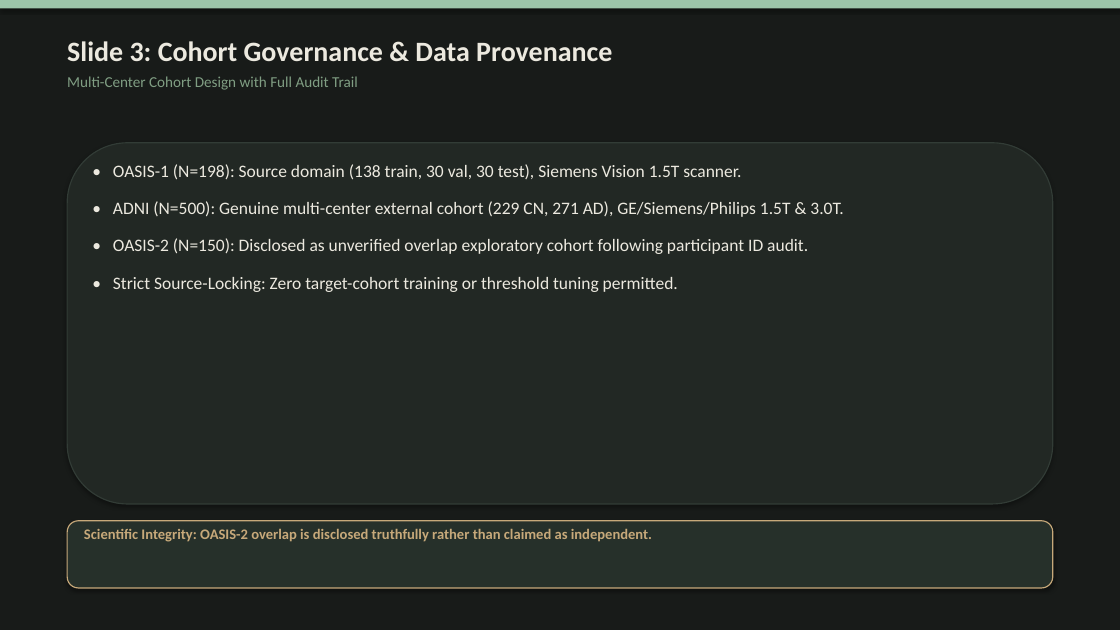
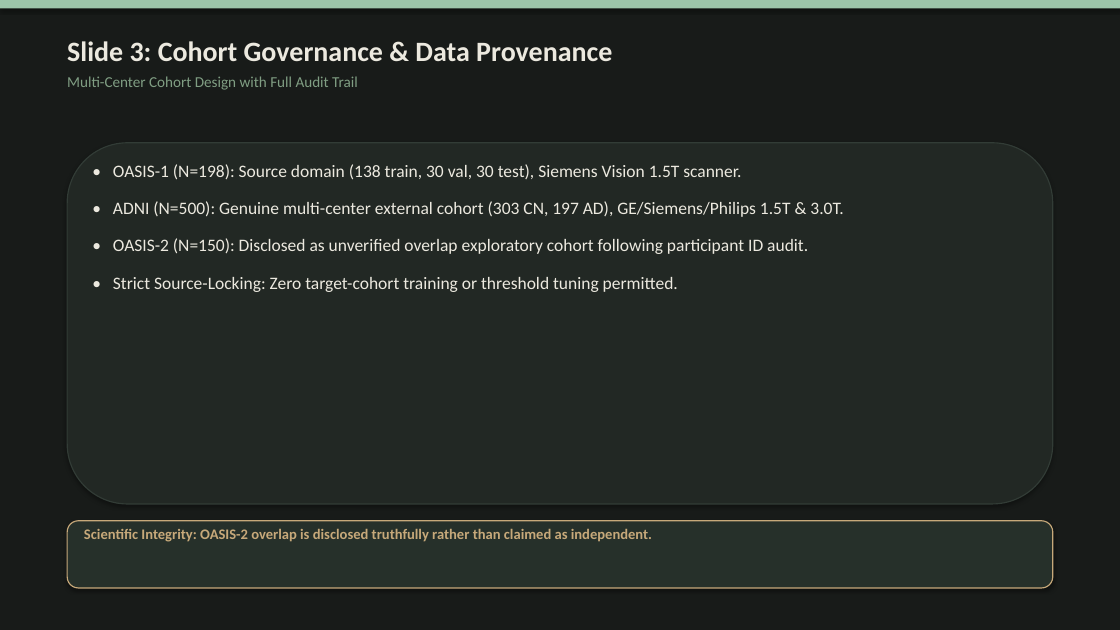
Before and after one commit to Bhavi123-hacker/brain-mri-foundation-benchmark, a slide deck: slide 4 of docs/submission/final/SHIFT_MRI_Final_Presentation.pptx. Drawn at 1120x630 pixels with LibreOffice and Linux fonts; fonts in the diff are those of the drawing. Boxes give left, top, right and bottom in pixels: in the first picture for what was removed or moved away, otherwise in the second. Text is boxed around its words. In the diff, an @@ line names an element or a change of style, - is before the commit and + after.

```diff
--- a/docs/submission/final/SHIFT_MRI_Final_Presentation.pptx
+++ b/docs/submission/final/SHIFT_MRI_Final_Presentation.pptx
@@ text at [113,201,843,217]: text changed @@
-• ADNI (N=500): Genuine multi-center external cohort (229 CN, 271 AD), GE/Siemens/Philips 1.5T & 3.0T.
+• ADNI (N=500): Genuine multi-center external cohort (303 CN, 197 AD), GE/Siemens/Philips 1.5T & 3.0T.
```
Also in this commit, not shown: 2 other slides changed, 14 other files.
